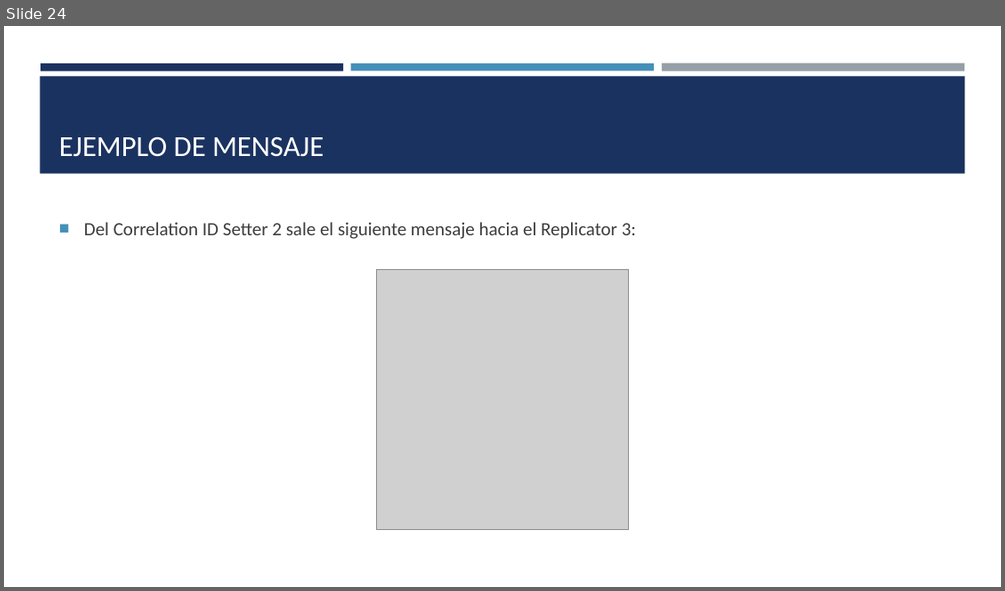
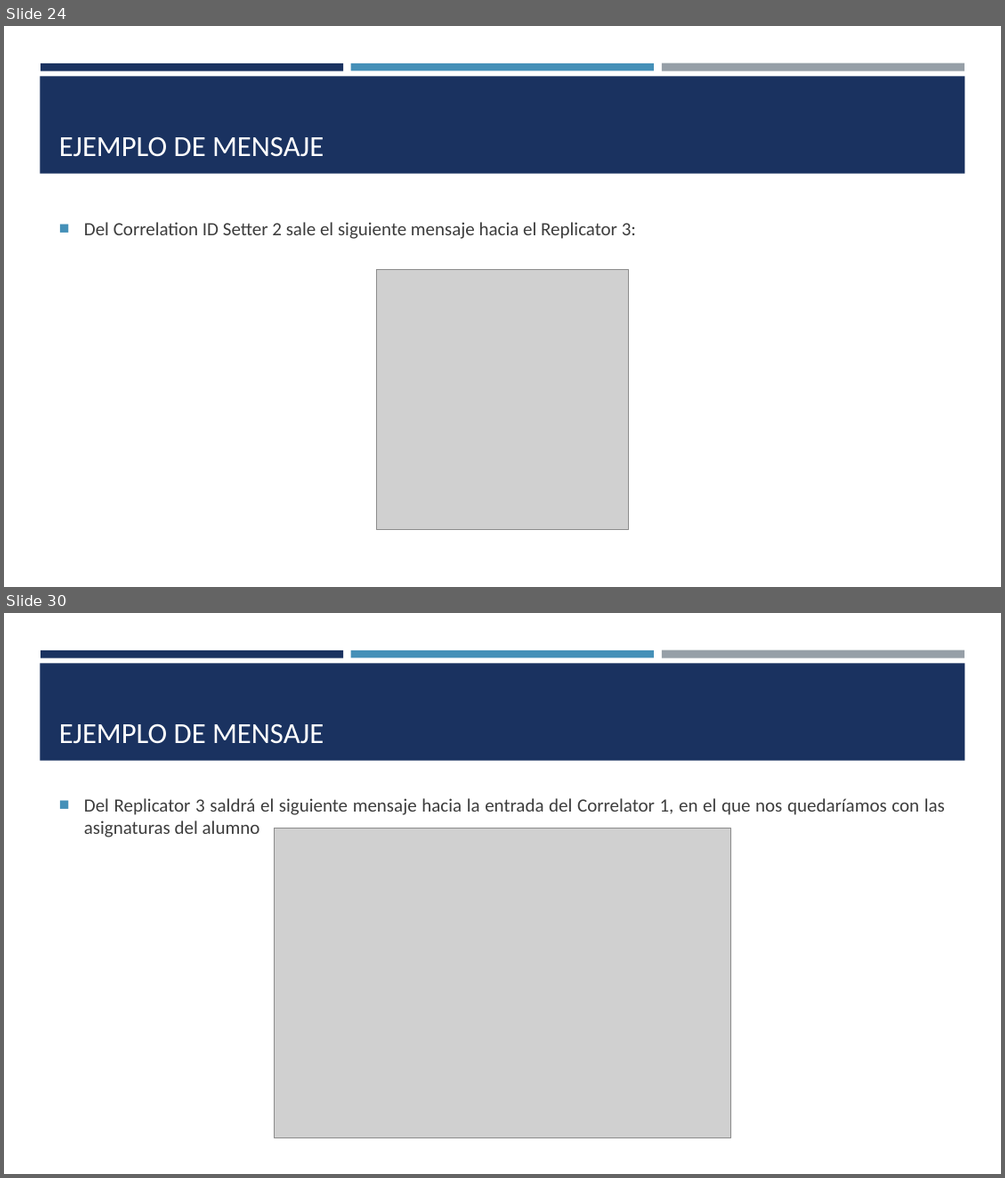
Before and after one commit to SaulRC1/Integracion-de-la-informacion-y-aplicaciones, a slide deck: Ejercicio 1 - IIA/Ejercicio 1 IIA.pptx. Shown one above the other, each under a label of ours: slide 24 before the commit, slides 24 and 30 after it; the slides between them are not shown. The pictures are 1005x591 and 1005x1178 pixels, drawn with LibreOffice and Linux fonts; fonts in the diff are those of the drawing; grey boxes stand for pictures. Boxes give left, top, right and bottom in pixels: in the first picture for what was removed or moved away, otherwise in the second. Text is boxed around its words. In the diff, an @@ line names an element or a change of style, - is before the commit and + after.

```diff
--- a/Ejercicio 1 - IIA/Ejercicio 1 IIA.pptx
+++ b/Ejercicio 1 - IIA/Ejercicio 1 IIA.pptx
@@ slide 30 added at <box>4,613,1001,1174</box>, background #FFFFFF; not listed: 4 template elements that a slide beside it also shows @@
@@ title added at <box>59,724,324,744</box>, 28 pt, text #FFFFFF @@
+EJEMPLO DE MENSAJE
@@ text added at <box>84,798,945,837</box>, 18 pt, text #3D3D3D @@
+■ Del Replicator 3 saldrá el siguiente mensaje hacia la entrada del Correlator 1, en el que nos quedaríamos con las asignaturas del alumno
@@ picture added at <box>275,827,731,1137</box> @@
```
Also in this commit, not shown: 21 other slides added.
